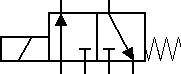
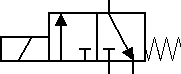
Revision of a layered 181 × 74 image; what changed, layer by layer:
painted on "cópia de Fundo" over [60, 0, 86, 74]
